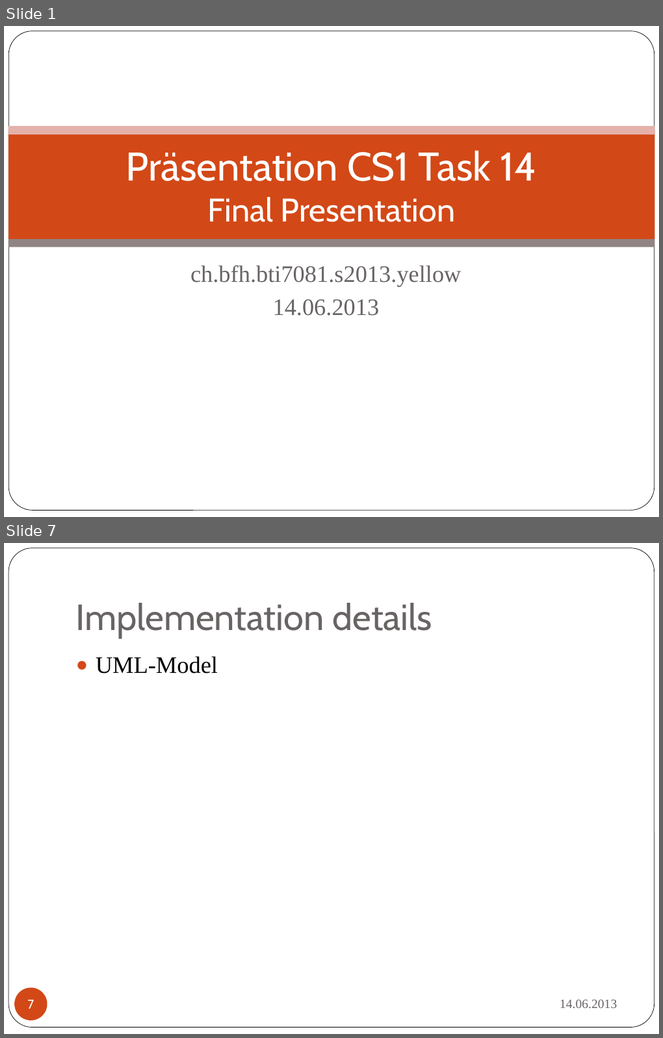
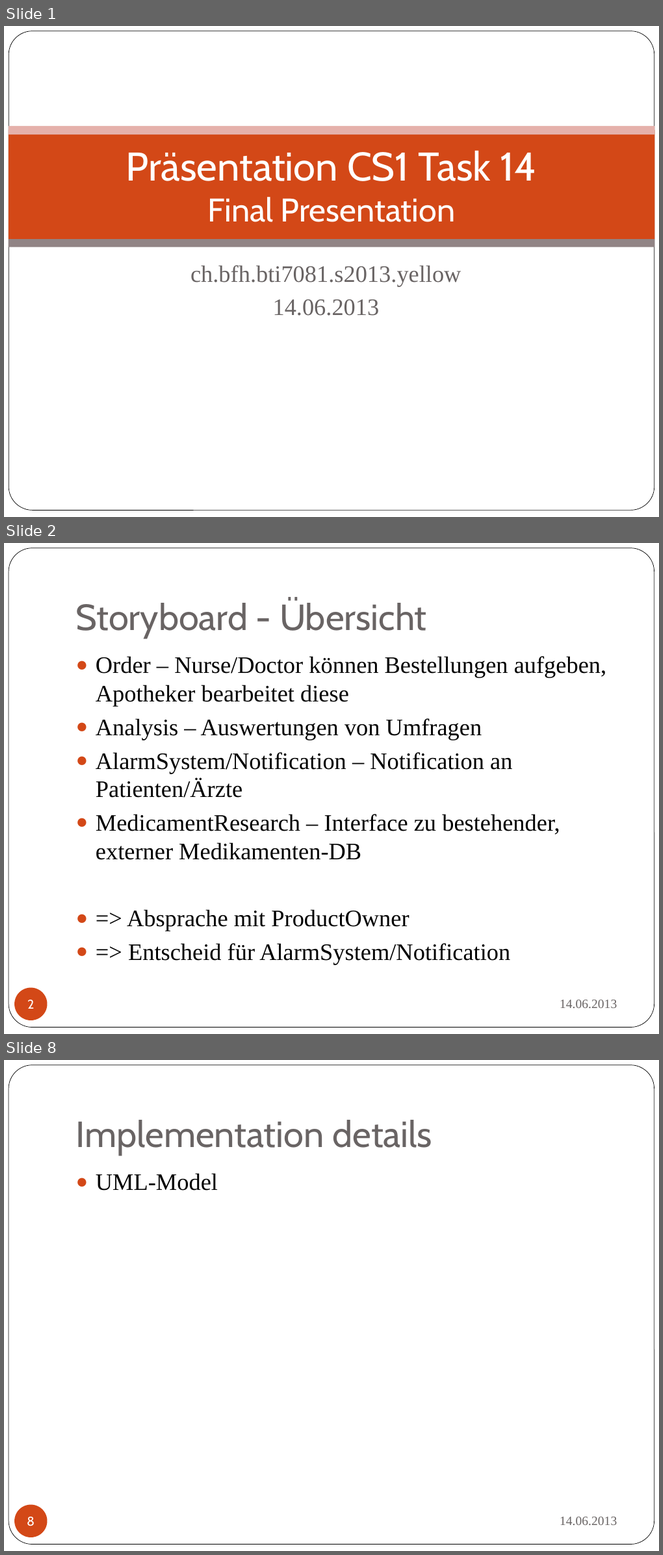
Before and after one commit to boebu/ch.bfh.bti7081.s2013.yellow, a slide deck: ch.bfh.bti7081.s2013.yellow/doc/cs1_task14/cs01_task14_final_presentation.pptx. Shown one above the other, each under a label of ours: slides 1 and 7 before the commit, slides 1, 2 and 8 after it; the slides between them are not shown. The pictures are 663x1038 and 663x1555 pixels, drawn with LibreOffice and Linux fonts; fonts in the diff are those of the drawing; background and template pictures are left out. Boxes give left, top, right and bottom in pixels: in the first picture for what was removed or moved away, otherwise in the second. Text is boxed around its words. In the diff, an @@ line names an element or a change of style, - is before the commit and + after.

```diff
--- a/ch.bfh.bti7081.s2013.yellow/doc/cs1_task14/cs01_task14_final_presentation.pptx
+++ b/ch.bfh.bti7081.s2013.yellow/doc/cs1_task14/cs01_task14_final_presentation.pptx
@@ slide 2 added at <box>4,543,659,1034</box>, background #FFFFFF; not listed: 1 template element that a slide beside it also shows @@
@@ title added at <box>76,600,427,639</box>, 40 pt, text #696464 @@
+Storyboard - Übersicht
@@ text added at <box>96,656,607,965</box>, 26 pt, text #000000 @@
+● Order – Nurse/Doctor können Bestellungen aufgeben, Apotheker bearbeitet diese
+● Analysis – Auswertungen von Umfragen
+● AlarmSystem/Notification – Notification an Patienten/Ärzte
+● MedicamentResearch – Interface zu bestehender, externer Medikamenten-DB
+● => Absprache mit ProductOwner
+● => Entscheid für AlarmSystem/Notification
@@ page number added at <box>14,988,48,1021</box>, fill #D34817, 14 pt, text #FFFFFF @@
+2
@@ text added at <box>560,1000,617,1008</box>, 14 pt, text #696464 @@
+14.06.2013
@@ what was slide 7 is now slide 8 @@
@@ page number at <box>27,1517,35,1527</box>: text changed @@
-7
+8
```
Also in this commit, not shown: 6 slides changed.
